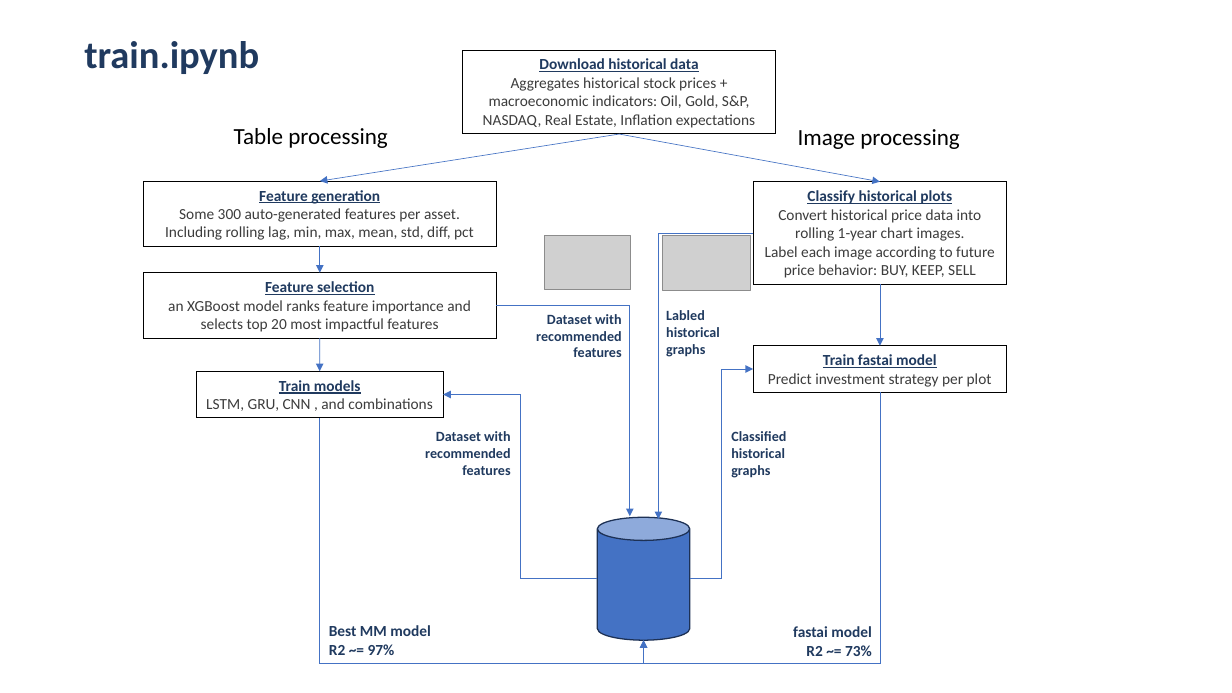
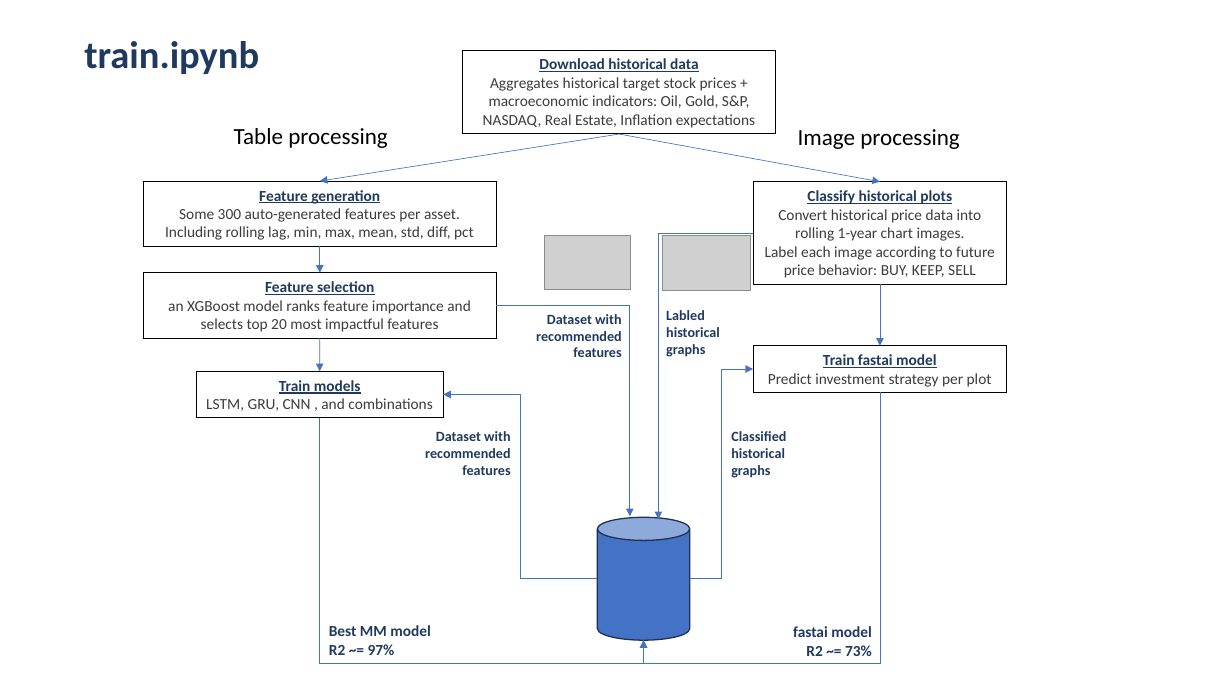
Before and after one commit to GuyRayOv/Stocks, a slide deck: slide 4 of Project Slides.pptx. Drawn at 1232x693 pixels with LibreOffice and Linux fonts; fonts in the diff are those of the drawing; grey boxes stand for pictures. Boxes give left, top, right and bottom in pixels: in the first picture for what was removed or moved away, otherwise in the second. Text is boxed around its words. In the diff, an @@ line names an element or a change of style, - is before the commit and + after.

```diff
--- a/Project Slides.pptx
+++ b/Project Slides.pptx
@@ text in rectangle at <box>483,77,755,128</box>: text changed @@
-Aggregates historical stock prices + macroeconomic indicators: Oil, Gold, S&P, NASDAQ, Real Estate, Inflation expectations
+Aggregates historical target stock prices + macroeconomic indicators: Oil, Gold, S&P, NASDAQ, Real Estate, Inflation expectations
```
Also in this commit, not shown: 1 other slide changed.
